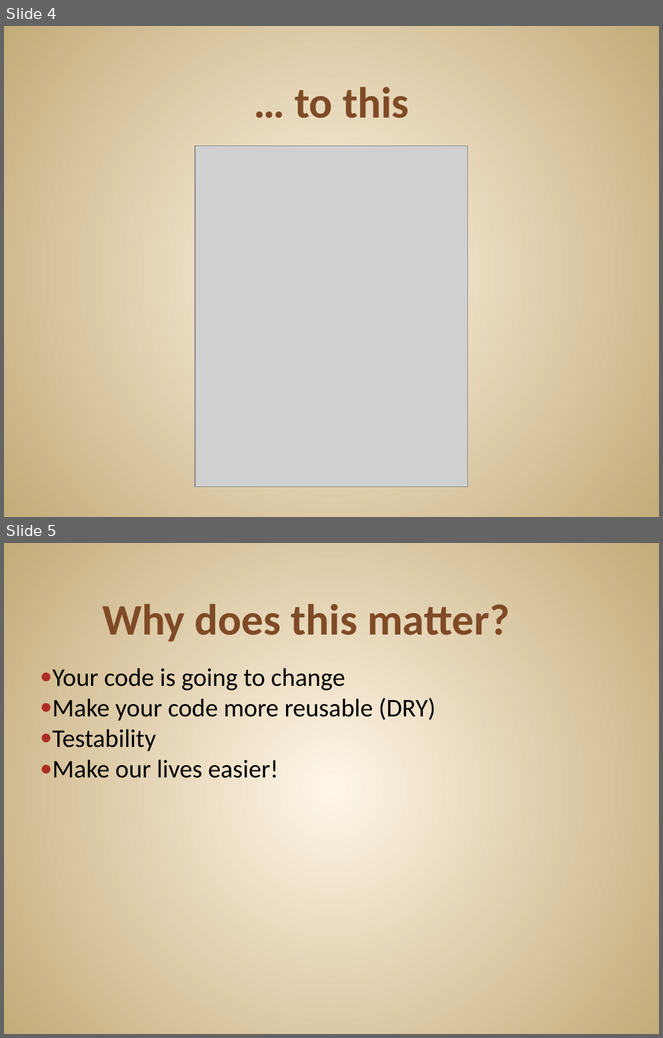
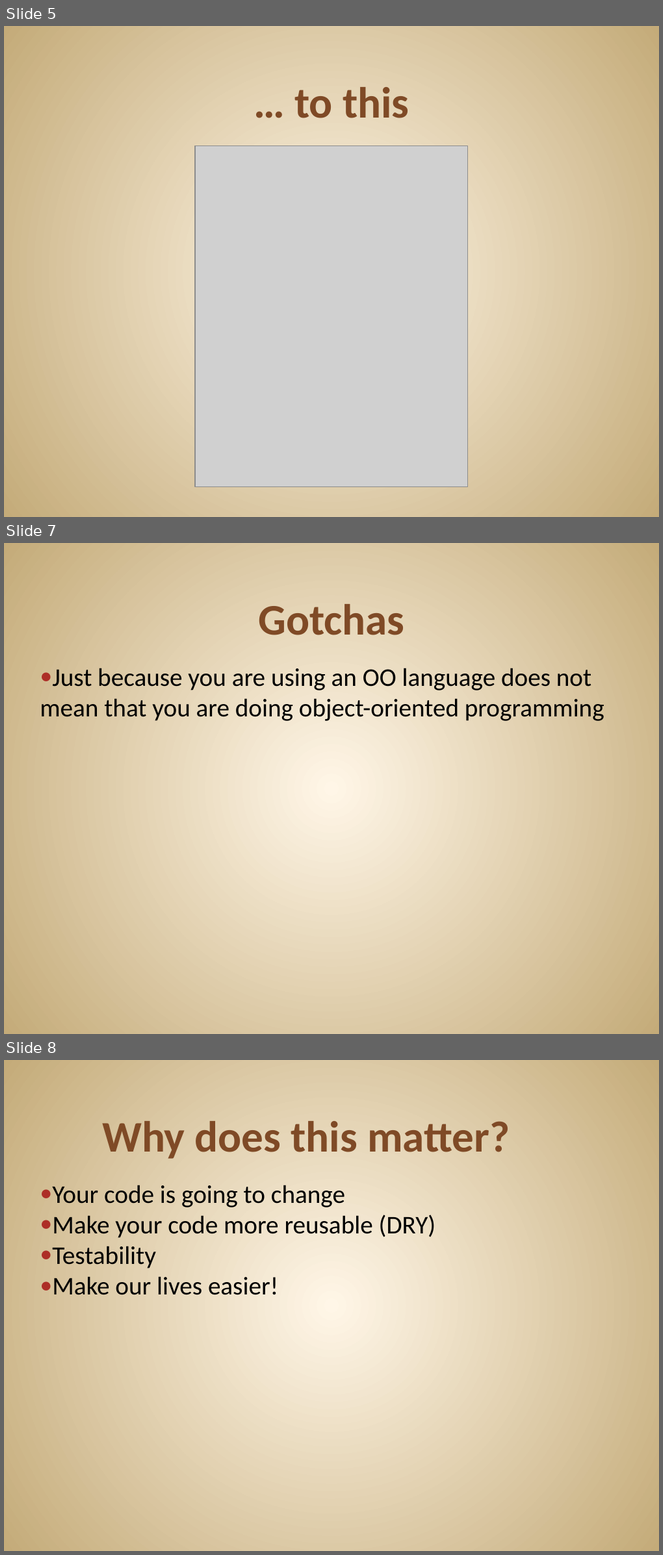
Before and after one commit to JonKruger/oop-solid-sample, a slide deck: slides/SOLID Software Design Principles.pptx. Shown one above the other, each under a label of ours: slides 4 and 5 before the commit, slides 5, 7 and 8 after it; the slides between them are not shown. The pictures are 663x1038 and 663x1555 pixels, drawn with LibreOffice and Linux fonts; fonts in the diff are those of the drawing; grey boxes stand for pictures. Boxes give left, top, right and bottom in pixels: in the first picture for what was removed or moved away, otherwise in the second. Text is boxed around its words. In the diff, an @@ line names an element or a change of style, - is before the commit and + after.

```diff
--- a/slides/SOLID Software Design Principles.pptx
+++ b/slides/SOLID Software Design Principles.pptx
@@ slide 7 added at (4,543,659,1034), background gradient #FFF7E8 to #C4AA7A @@
@@ title added at (258,604,404,635), 48 pt, text #804B26, bold @@
+Gotchas
@@ text added at (40,668,605,721), 28 pt, text #000000 @@
+● Just because you are using an OO language does not mean that you are doing object-oriented programming
@@ what was slide 4 is now slide 5 @@
@@ what was slide 5 is now slide 8 @@
```
Also in this commit, not shown: 2 slides changed, 2 other slides added, 2 other files.
